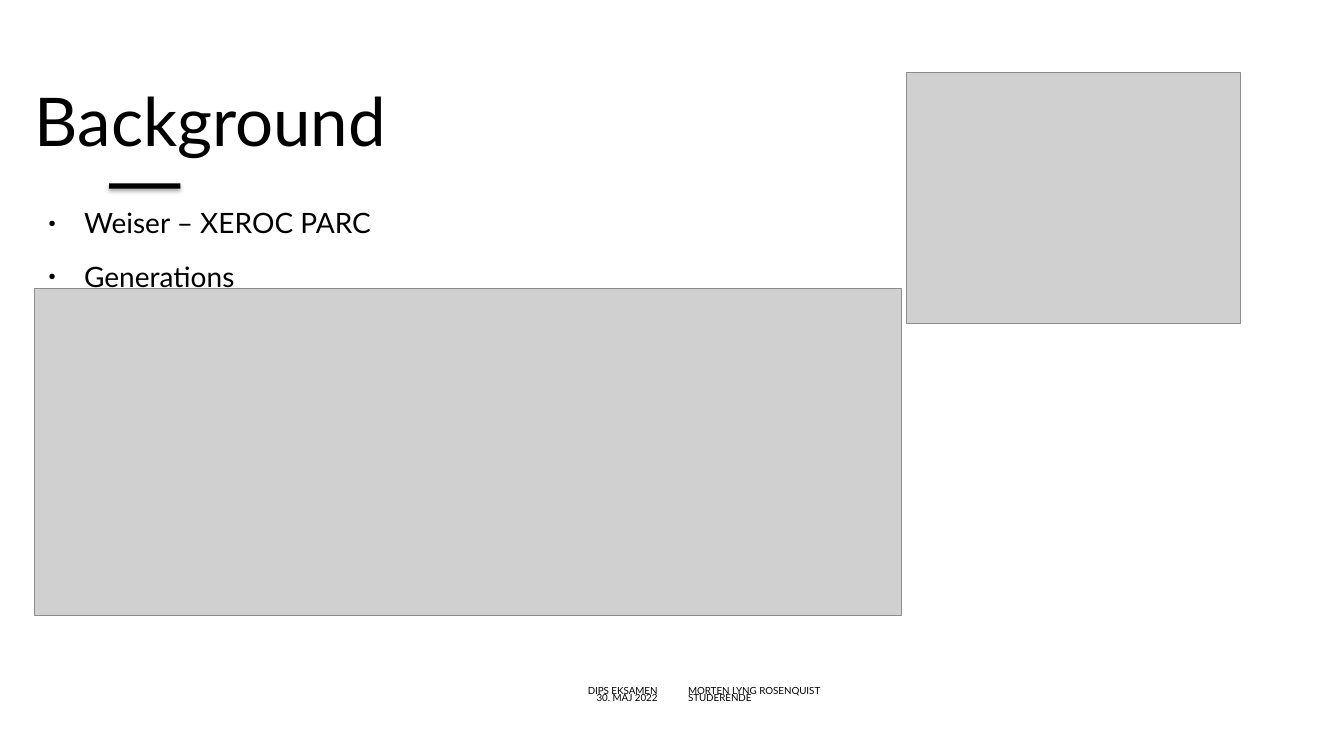
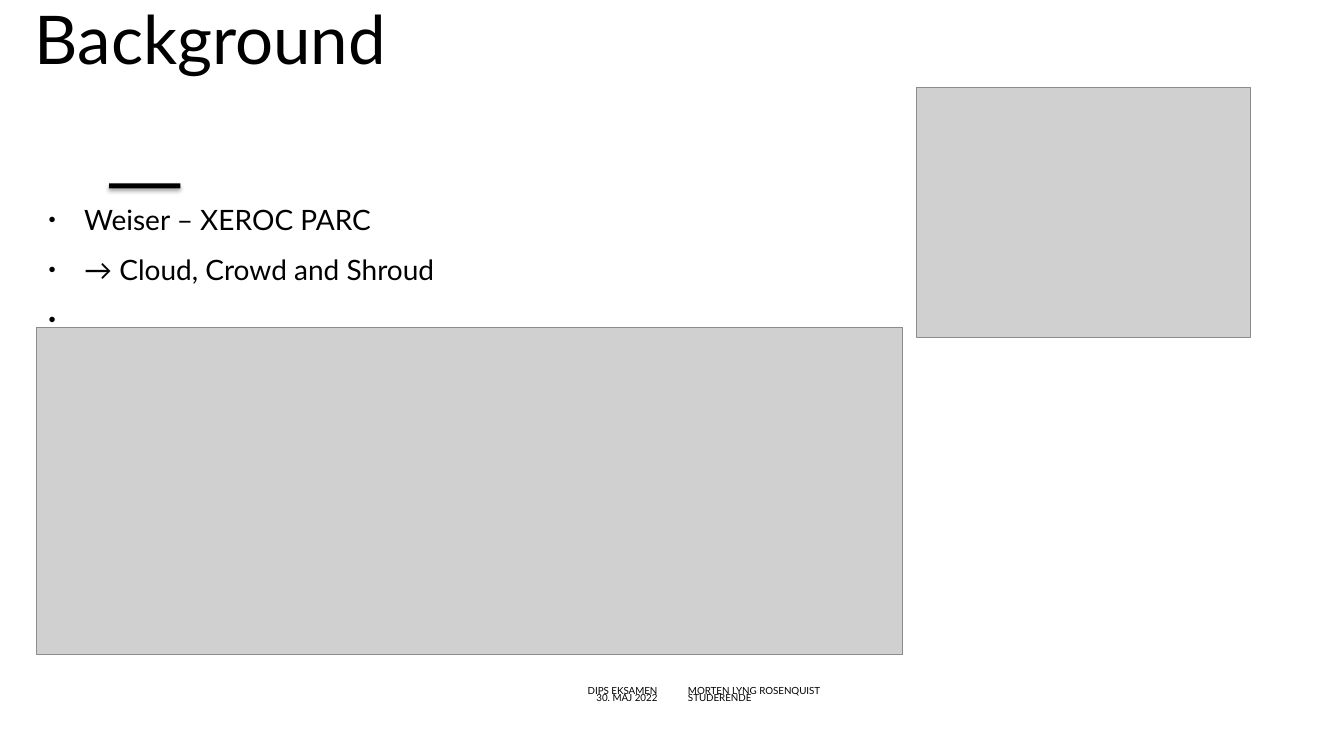
Before and after one commit to mlRosenquist/au-mlr-distributed-and-pervasive-systems, a slide deck: slide 27 of Præsentation.pptx (slide 28 before the commit). Drawn at 1344x756 pixels with LibreOffice and Linux fonts; fonts in the diff are those of the drawing; grey boxes stand for pictures; background and template pictures are left out. Boxes give left, top, right and bottom in pixels: in the first picture for what was removed or moved away, otherwise in the second. Text is boxed around its words. In the diff, an @@ line names an element or a change of style, - is before the commit and + after.

Commit message:
updated slides

```diff
--- a/Præsentation.pptx
+++ b/Præsentation.pptx
@@ title "Background": place and size @@
-title "Background" at box(35, 96, 386, 159)
+title "Background" at box(35, 14, 386, 77)
@@ picture: place and size @@
-picture at box(906, 73, 1240, 323)
+picture at box(917, 87, 1250, 337)
@@ text at box(119, 259, 434, 284): text changed @@
-● Generations
+● → Cloud, Crowd and Shroud
@@ picture: place and size @@
-picture at box(35, 288, 901, 616)
+picture at box(36, 328, 902, 655)
```
Also in this commit, not shown: 26 other slides changed, 9 slides added, 3 slides removed, 1 other file.
